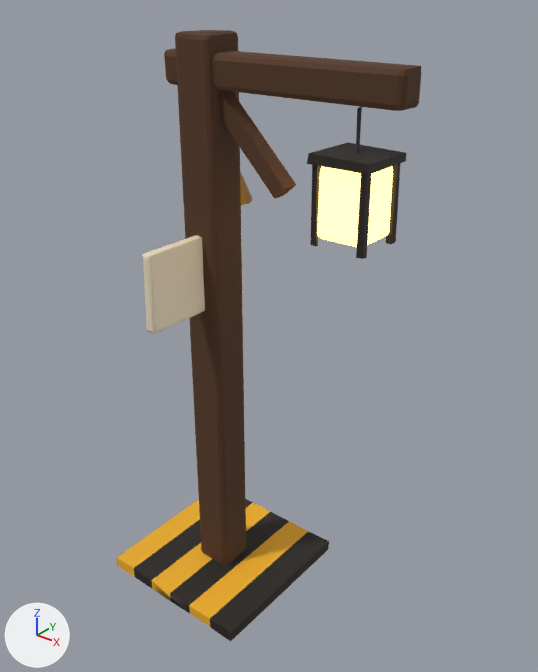
The glTF model games/dig-to-the-core/models/liftstop.glb as it was, and as the next commit left it.
Camera for both pictures: a 50 mm lens placed at (1.86, -1.99, 2.47), pointed at (0.23, 0.05, 1.21). Arrows for +X, +Y and +Z are at lower left; the lights stay in place. The picture after the commit comes second. Vertices at exactly the same position are counted once.

In view in the first picture: 'LiftStop'.
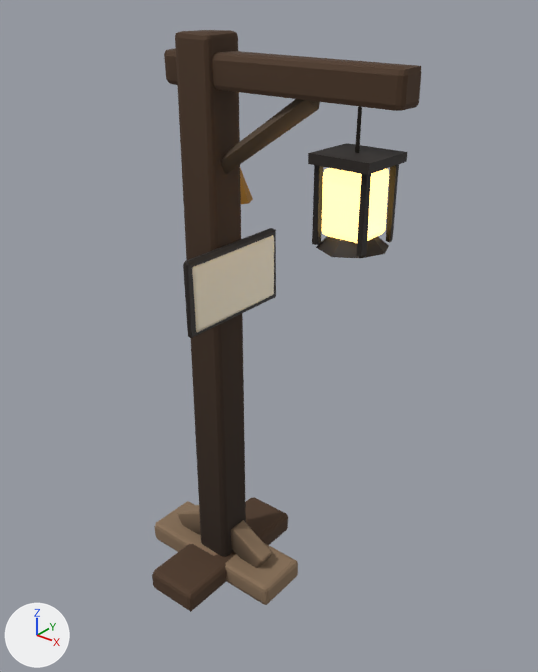
Diff of the bpy script that builds the scene:
```diff
--- a/games/dig-to-the-core/models/liftstop.glb.py
+++ b/games/dig-to-the-core/models/liftstop.glb.py
@@ mat_wood_grey @@
+mat_wood_grey = bpy.data.materials.new('wood_grey')
+# nodes: BsdfPrincipled, Mix, OutputMaterial, VertexColor
+# colours: brown #887057, mixed with the vertex colours
@@ mat_iron @@
+mat_iron = bpy.data.materials.new('iron')
+# nodes: BsdfPrincipled, Mix, OutputMaterial, VertexColor
+# colours: brown #443c33, mixed with the vertex colours
@@ mat_soot_001 @@
+mat_soot_001 = bpy.data.materials.new('soot.001')
+# nodes: BsdfPrincipled, Mix, OutputMaterial, VertexColor
+# colours: black #241c17, mixed with the vertex colours
@@ me_cube @@
-me_cube.from_pydata(...)  # 348 vertices, 632 faces; spans x -0.35..0.8, y -0.35..0.35, z -1.15..1.15
+me_cube.from_pydata(...)  # 599 vertices, 1122 faces; spans x -0.35..0.8, y -0.35..0.35, z 0.0..2.3
+# me_cube part 1: the loose piece of 56 vertices spanning x -0.08..0.08, y -0.08..0.08, z -1.15..1.15 is moved by (0.0, 0.0, 1.15)
+# me_cube part 2: the loose piece of 56 vertices spanning x 0.53..0.71, y -0.09..0.09, z 0.55..0.79 is multiplied about its middle by the matrix ((1.04, -0.003, -0.24), (0.002, 0.441, -0.003), (0.571, -0.004, 0.435)), then moved by (-0.77, 0.0, -0.52), in mat_wood_grey
+# me_cube part 3: the loose piece of 56 vertices spanning x 0.53..0.71, y -0.09..0.09, z 0.55..0.79 is copied, and the copy is multiplied about its middle by the matrix ((1.046, -0.003, 0.233), (0.0, 0.435, -0.003), (-0.567, 0.003, 0.437)), then moved by (-0.47, 0.0, -0.52), in mat_wood_grey; it spans x 0.04..0.26, y -0.04..0.04, z 0.05..0.25
+# me_cube part 4: the loose piece of 8 vertices spanning x 0.61..0.63, y -0.01..0.01, z 0.78..0.96 is moved by (0.0, 0.0, 1.15), in mat_iron
+# me_cube part 5: the loose piece of 56 vertices spanning x 0.53..0.71, y -0.09..0.09, z 0.55..0.79 is copied, and the copy is scaled about its middle by (0.875, 0.874, 0.909), then moved by (0.0, 0.0, 1.15); it spans x 0.54..0.7, y -0.08..0.08, z 1.71..1.93
+# me_cube part 6: the loose piece of 8 vertices spanning x 0.52..0.54, y -0.1..-0.08, z 0.53..0.81 is moved by (0.01, 0.01, 1.15)
+# me_cube part 7: the loose piece of 8 vertices spanning x 0.7..0.72, y 0.08..0.1, z 0.53..0.81 is moved by (-0.17, 0.0, 1.15)
+# me_cube part 8: the loose piece of 8 vertices spanning x 0.7..0.72, y -0.1..-0.08, z 0.53..0.81 is moved by (0.0, 0.01, 1.15)
+# me_cube part 9: the loose piece of 8 vertices spanning x 0.51..0.73, y -0.11..0.11, z 0.8..0.83 is moved by (0.0, 0.0, 1.15)
+# me_cube part 10: the loose piece of 24 vertices spanning x -0.11..0.07, y 0.03..0.21, z 0.54..0.66 is moved by (0.0, 0.01, 1.15)
+# me_cube part 11: the loose piece of 56 vertices spanning x -0.02..0.02, y -0.35..0.15, z 0.15..0.45 is scaled about its middle by (0.577, 0.995, 0.993), then moved by (0.1, 0.1, 1.12), in mat_soot_001
+# me_cube part 12: a new loose piece of 56 vertices spanning x -0.12..0.12, y -0.35..0.35, z 0.0..0.1, in mat_wood_dark
+# me_cube part 13: a new loose piece of 56 vertices spanning x -0.35..0.35, y -0.12..0.12, z 0.0..0.1, in mat_wood_grey
+# me_cube part 14: a new loose piece of 47 vertices spanning x 0.09..0.12, y -0.23..0.23, z 1.29..1.55, in mat_cream
+# me_cube part 15: a new loose piece of 16 vertices spanning x 0.5..0.74, y -0.12..0.12, z 1.67..1.71, in mat_soot
+# me_cube part 16: 6 loose pieces with 52 vertices, spanning x -0.35..0.36, y -0.35..0.35, z -1.15..0.96, are deleted
+# me_cube part 17: 16 vertices added at x 0.03..0.72, y -0.03..0.1, z 1.68..2.15
+# other edits to the shape of me_cube do not show in these pictures
 me_cube.materials.append(mat_wood_dark)
-me_cube.materials.append(mat_yellow)
 me_cube.materials.append(mat_soot)
-me_cube.materials.append(mat_dark_steel)
 me_cube.materials.append(mat_glass)
@@ me_cube @@
 me_cube.materials.append(mat_cream)
+me_cube.materials.append(mat_wood_grey)
+me_cube.materials.append(mat_iron)
+me_cube.materials.append(mat_soot_001)
@@ ob_liftstop @@
 ob_liftstop = bpy.data.objects.new('LiftStop', me_cube)
-ob_liftstop.location = (0.0, 0.0, 1.15)
+ob_liftstop.location = (0.0, 0.0, 0.0)
```

Where the change shows, as pixel boxes [x1, y1, x2, y2] in the pictures (538 x 672 px; the box of a moved part takes in the faces that stretch with it):
'LiftStop', reshaped, moved (11% narrower)
    before: [117, 30, 421, 642]
    after: [152, 30, 421, 612]
part 1 of me_cube, moved or reshaped
    before: [175, 30, 246, 566]
    after: [175, 30, 246, 557]
part 2 of me_cube, moved or reshaped
    before: [317, 166, 393, 247]
    after: [177, 505, 201, 534]
part 3 of me_cube, added (brown)
    after: [231, 520, 272, 568]
part 4 of me_cube, moved or reshaped
    before: [356, 107, 362, 153]
    after: [355, 107, 362, 153]
part 5 of me_cube, added
    after: [322, 168, 389, 243]
part 6 of me_cube, moved or reshaped
    before: [310, 165, 321, 246]
    after: [312, 165, 323, 245]
part 7 of me_cube, moved or reshaped (not visible afterwards)
    before: [386, 163, 401, 244]
part 8 of me_cube, moved or reshaped
    before: [356, 173, 371, 259]
    after: [356, 174, 371, 256]
part 9 of me_cube, moved or reshaped
    before: [307, 143, 406, 174]
    after: [308, 143, 408, 175]
part 10 of me_cube, moved or reshaped (mostly hidden)
    before: [240, 172, 252, 205]
    after: [240, 168, 253, 204]
part 11 of me_cube, moved or reshaped
    before: [142, 224, 243, 334]
    after: [183, 228, 276, 338]
part 12 of me_cube, added (brown)
    after: [152, 497, 288, 612]
part 13 of me_cube, added (brown)
    after: [154, 501, 298, 605]
part 14 of me_cube, added
    after: [192, 235, 274, 332]
part 15 of me_cube, added
    after: [316, 236, 389, 258]
part 16 of me_cube, deleted
    before: [117, 91, 329, 642]
part 17 of me_cube, added
    after: [221, 99, 399, 242]
